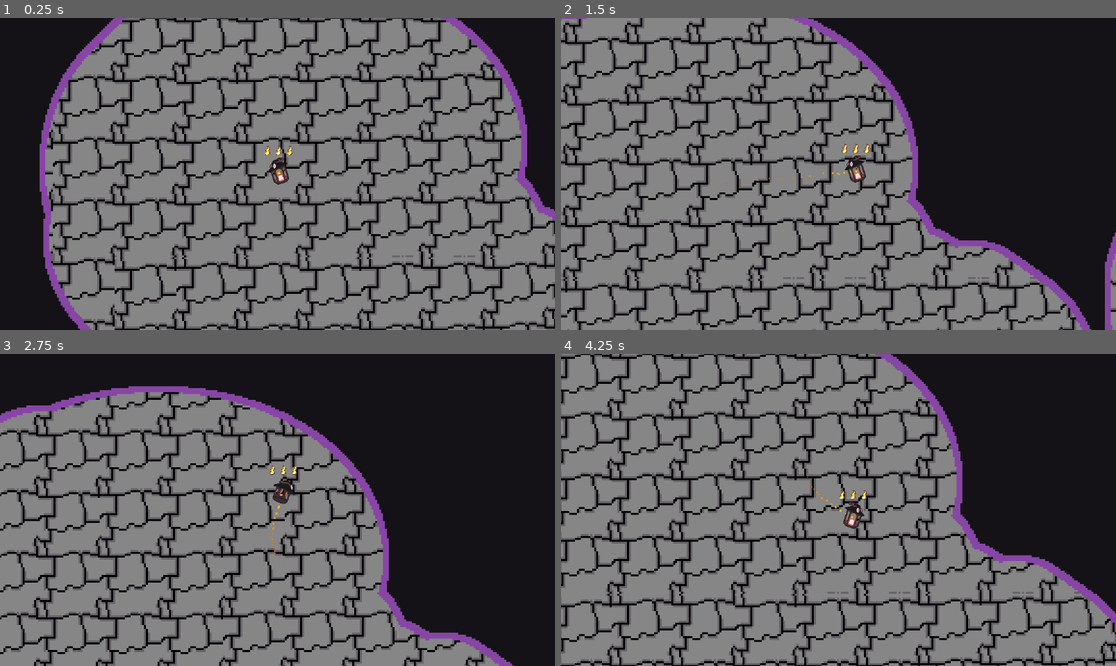
Above: before the commit, frames 1-4 (two rows, left to right).
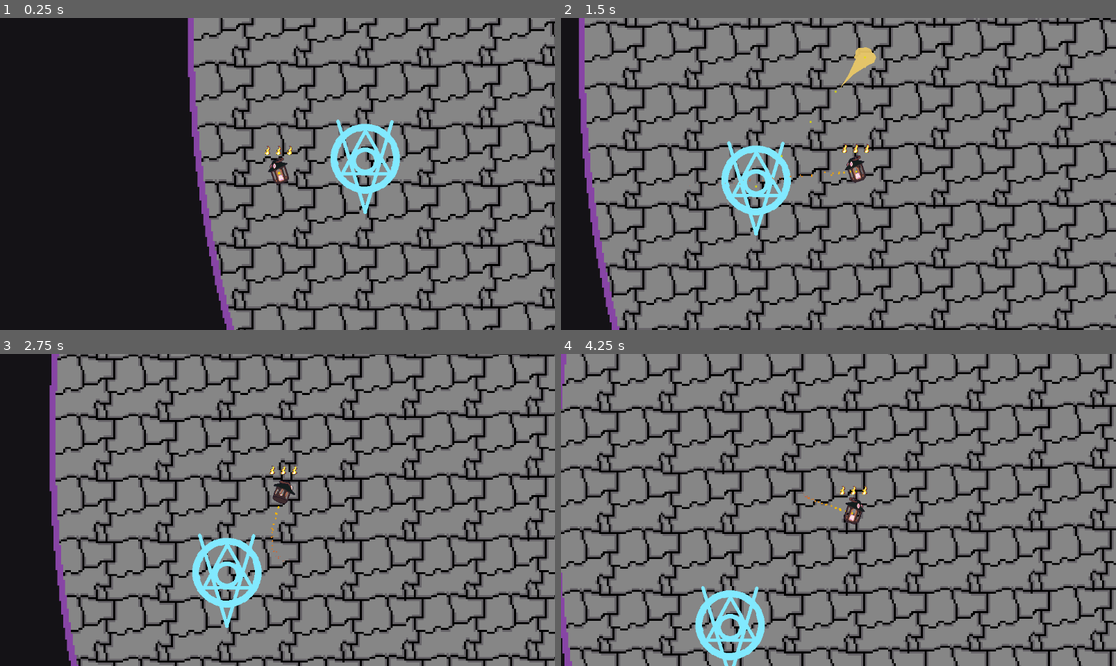
Above: after the commit, the same moments.

Repository: Dcarreon/ps15-jam-wizard-game
Game: Godot game, scene res://scenes/game.tscn
The game is run twice, just before and just after one commit, with the same random seed, the same clock (stepped at 60 frames per second) and the same inputs.
Inputs (mouse positions are in pixels of both pictures, inside the frame that each line leads up to):
- Up to frame 1 (0.25 s): no input
- Up to frame 2 (1.5 s): tap Enter (ui_accept) at 0.5, 0.77 s; move the mouse to (960, 158) at 0.52 s; hold Shift (boost_key) 0.53-1.28 s; move the mouse to (727, 189) at 1.27 s; hold Space (brake_key) from 1.28 s (still down); tap Shift (boost_key) at 1.35 s
- Up to frame 3 (2.75 s): tap Enter (ui_accept) at 1.52 s; move the mouse to (333, 441) at 2.02 s; release Space (brake_key) at 2.03 s; hold Shift (boost_key) from 2.03 s (still down)
- Up to frame 4 (4.25 s): move the mouse to (810, 572) at 2.77 s; release Shift (boost_key) at 2.78 s; tap Shift (boost_key) at 2.85 s; tap Enter (ui_accept) at 3.02, 3.77 s; move the mouse to (1005, 556) at 3.52 s; hold Space (brake_key) from 3.53 s (still down); hold Shift (boost_key) from 3.53 s (still down)

The runs differ from the first frame. In frame 1, 55% of the frame differs, in the area x 7-100%, y 0-100%; in frame 2, 63%; in frame 3, 67%, in the area x 0-100%, y 0-100%; in frame 4, 59%.

Commit message:
restructure game scene

Diff:
--- a/scenes/game.tscn
+++ b/scenes/game.tscn
@@ -12,6 +12,8 @@
 [ext_resource type="Script" path="res://scripts/level/road_boundry.gd" id="10_crxo0"]
 [ext_resource type="PackedScene" uid="uid://hxinu1aco5mr" path="res://scenes/alchemy_attack.tscn" id="11_aohqk"]
 [ext_resource type="PackedScene" uid="uid://cptg2vcr0cagh" path="res://scenes/upgrade_circle.tscn" id="12_ubij5"]
+[ext_resource type="PackedScene" uid="uid://tmvxbpwun4o5" path="res://scenes/main_ui.tscn" id="13_smplt"]
+[ext_resource type="Script" path="res://scripts/level/game_timer.gd" id="14_qy15x"]
 
 [sub_resource type="AtlasTexture" id="AtlasTexture_itiww"]
 atlas = ExtResource("8_lj00k")
@@ -93,322 +95,338 @@
 
 [node name="Game" type="Node2D"]
 
-[node name="GameManager" type="Node" parent="." node_paths=PackedStringArray("signal_bus", "player")]
+[node name="GameManager" type="Node" parent="." node_paths=PackedStringArray("signal_bus", "player", "game_timer")]
 script = ExtResource("1_cjq3u")
 signal_bus = NodePath("../SignalBus")
-player = NodePath("../Player")
+player = NodePath("../Play/Player")
+game_timer = NodePath("../GameTimer")
 
 [node name="SignalBus" type="Node" parent="."]
 script = ExtResource("1_irbs0")
 
-[node name="Road" type="Sprite2D" parent="."]
+[node name="Play" type="Node" parent="."]
+
+[node name="Road" type="Sprite2D" parent="Play"]
 scale = Vector2(4, 4)
 texture = ExtResource("3_hv3j5")
 script = ExtResource("10_crxo0")
 metadata/_edit_lock_ = true
 
-[node name="Map" type="Sprite2D" parent="."]
+[node name="Map" type="Sprite2D" parent="Play"]
 scale = Vector2(4, 4)
 texture = ExtResource("5_okwpx")
 metadata/_edit_lock_ = true
 
-[node name="Player" parent="." instance=ExtResource("1_xwa3k")]
+[node name="Player" parent="Play" instance=ExtResource("1_xwa3k")]
 z_index = 2
-position = Vector2(-3386, 2757)
-
-[node name="AnimatedSprite2D" parent="Player" index="1"]
+position = Vector2(-182, 19)
+collision_mask = 5
+
+[node name="HealthContainer" parent="Play/Player" index="1"]
+metadata/_edit_use_anchors_ = true
+
+[node name="AnimatedSprite2D" parent="Play/Player" index="2"]
 animation = &"down"
 
-[node name="Camera2D" type="Camera2D" parent="Player"]
+[node name="Camera2D" type="Camera2D" parent="Play/Player"]
 position_smoothing_enabled = true
 position_smoothing_speed = 10.0
 
-[node name="FallingAreas" type="Node" parent="."]
-
-[node name="1" type="Sprite2D" parent="FallingAreas"]
+[node name="FallingAreas" type="Node" parent="Play"]
+
+[node name="1" type="Sprite2D" parent="Play/FallingAreas"]
 z_index = 1
 position = Vector2(-4641, 4552)
 scale = Vector2(4, 4)
 texture = SubResource("AtlasTexture_itiww")
 
-[node name="8" parent="FallingAreas/1" node_paths=PackedStringArray("signal_bus") instance=ExtResource("6_i5x3v")]
+[node name="8" parent="Play/FallingAreas/1" node_paths=PackedStringArray("signal_bus") instance=ExtResource("6_i5x3v")]
 position = Vector2(-96.5, -592.25)
 scale = Vector2(0.25, 0.25)
-signal_bus = NodePath("../../../SignalBus")
-
-[node name="Path2D" parent="FallingAreas/1/8" index="0"]
+signal_bus = NodePath("../../../../SignalBus")
+
+[node name="Path2D" parent="Play/FallingAreas/1/8" index="0"]
 curve = SubResource("Curve2D_6jp78")
 
-[node name="11" type="Sprite2D" parent="FallingAreas"]
+[node name="11" type="Sprite2D" parent="Play/FallingAreas"]
 z_index = 1
 position = Vector2(-4575, -3002)
 scale = Vector2(4, 4)
 texture = SubResource("AtlasTexture_itiww")
 
-[node name="8" parent="FallingAreas/11" node_paths=PackedStringArray("signal_bus") instance=ExtResource("6_i5x3v")]
+[node name="8" parent="Play/FallingAreas/11" node_paths=PackedStringArray("signal_bus") instance=ExtResource("6_i5x3v")]
 position = Vector2(-96.5, -592.25)
 scale = Vector2(0.25, 0.25)
-signal_bus = NodePath("../../../SignalBus")
-
-[node name="Path2D" parent="FallingAreas/11/8" index="0"]
+signal_bus = NodePath("../../../../SignalBus")
+
+[node name="Path2D" parent="Play/FallingAreas/11/8" index="0"]
 curve = SubResource("Curve2D_6jp78")
 
-[node name="2" type="Sprite2D" parent="FallingAreas"]
+[node name="2" type="Sprite2D" parent="Play/FallingAreas"]
 z_index = 1
 position = Vector2(-2927, 5100)
 scale = Vector2(4, 4)
 texture = SubResource("AtlasTexture_3xmou")
 
-[node name="9" parent="FallingAreas/2" node_paths=PackedStringArray("signal_bus") instance=ExtResource("6_i5x3v")]
+[node name="9" parent="Play/FallingAreas/2" node_paths=PackedStringArray("signal_bus") instance=ExtResource("6_i5x3v")]
 position = Vector2(-48.25, -705.25)
 scale = Vector2(0.25, 0.25)
-signal_bus = NodePath("../../../SignalBus")
-
-[node name="Path2D" parent="FallingAreas/2/9" index="0"]
+signal_bus = NodePath("../../../../SignalBus")
+
+[node name="Path2D" parent="Play/FallingAreas/2/9" index="0"]
 curve = SubResource("Curve2D_2wk3x")
 
-[node name="3" type="Sprite2D" parent="FallingAreas"]
+[node name="3" type="Sprite2D" parent="Play/FallingAreas"]
 z_index = 1
 position = Vector2(-3232, 4626)
 scale = Vector2(4, 4)
 texture = SubResource("AtlasTexture_hm6wd")
 
-[node name="10" parent="FallingAreas/3" node_paths=PackedStringArray("signal_bus") instance=ExtResource("6_i5x3v")]
+[node name="10" parent="Play/FallingAreas/3" node_paths=PackedStringArray("signal_bus") instance=ExtResource("6_i5x3v")]
 position = Vector2(28, -586.75)
 scale = Vector2(0.25, 0.25)
-signal_bus = NodePath("../../../SignalBus")
-
-[node name="Path2D" parent="FallingAreas/3/10" index="0"]
+signal_bus = NodePath("../../../../SignalBus")
+
+[node name="Path2D" parent="Play/FallingAreas/3/10" index="0"]
 curve = SubResource("Curve2D_mnlhw")
 
-[node name="10" type="Sprite2D" parent="FallingAreas"]
+[node name="10" type="Sprite2D" parent="Play/FallingAreas"]
 z_index = 1
 position = Vector2(-3157, -1922)
 scale = Vector2(4, 4)
 texture = SubResource("AtlasTexture_hm6wd")
 
-[node name="10" parent="FallingAreas/10" node_paths=PackedStringArray("signal_bus") instance=ExtResource("6_i5x3v")]
+[node name="10" parent="Play/FallingAreas/10" node_paths=PackedStringArray("signal_bus") instance=ExtResource("6_i5x3v")]
 position = Vector2(28, -586.75)
 scale = Vector2(0.25, 0.25)
-signal_bus = NodePath("../../../SignalBus")
-
-[node name="Path2D" parent="FallingAreas/10/10" index="0"]
+signal_bus = NodePath("../../../../SignalBus")
+
+[node name="Path2D" parent="Play/FallingAreas/10/10" index="0"]
 curve = SubResource("Curve2D_mnlhw")
 
-[node name="4" type="Sprite2D" parent="FallingAreas"]
+[node name="4" type="Sprite2D" parent="Play/FallingAreas"]
 z_index = 1
 position = Vector2(-3519, 4963)
 scale = Vector2(4, 4)
 texture = SubResource("AtlasTexture_rxvwk")
 
-[node name="11" parent="FallingAreas/4" node_paths=PackedStringArray("signal_bus") instance=ExtResource("6_i5x3v")]
+[node name="11" parent="Play/FallingAreas/4" node_paths=PackedStringArray("signal_bus") instance=ExtResource("6_i5x3v")]
 position = Vector2(99.75, -671)
 scale = Vector2(0.25, 0.25)
-signal_bus = NodePath("../../../SignalBus")
-
-[node name="Path2D" parent="FallingAreas/4/11" index="0"]
+signal_bus = NodePath("../../../../SignalBus")
+
+[node name="Path2D" parent="Play/FallingAreas/4/11" index="0"]
 curve = SubResource("Curve2D_y7r4v")
 
-[node name="15" type="Sprite2D" parent="FallingAreas"]
+[node name="15" type="Sprite2D" parent="Play/FallingAreas"]
 z_index = 1
 position = Vector2(-130, -799)
 scale = Vector2(4, 4)
 texture = SubResource("AtlasTexture_rxvwk")
 
-[node name="11" parent="FallingAreas/15" node_paths=PackedStringArray("signal_bus") instance=ExtResource("6_i5x3v")]
+[node name="11" parent="Play/FallingAreas/15" node_paths=PackedStringArray("signal_bus") instance=ExtResource("6_i5x3v")]
 position = Vector2(99.75, -671)
 scale = Vector2(0.25, 0.25)
-signal_bus = NodePath("../../../SignalBus")
-
-[node name="Path2D" parent="FallingAreas/15/11" index="0"]
+signal_bus = NodePath("../../../../SignalBus")
+
+[node name="Path2D" parent="Play/FallingAreas/15/11" index="0"]
 curve = SubResource("Curve2D_y7r4v")
 
-[node name="8" type="Sprite2D" parent="FallingAreas"]
+[node name="8" type="Sprite2D" parent="Play/FallingAreas"]
 z_index = 1
 position = Vector2(-4087, 123)
 scale = Vector2(4, 4)
 texture = SubResource("AtlasTexture_rxvwk")
 
-[node name="11" parent="FallingAreas/8" node_paths=PackedStringArray("signal_bus") instance=ExtResource("6_i5x3v")]
+[node name="11" parent="Play/FallingAreas/8" node_paths=PackedStringArray("signal_bus") instance=ExtResource("6_i5x3v")]
 position = Vector2(99.75, -671)
 scale = Vector2(0.25, 0.25)
-signal_bus = NodePath("../../../SignalBus")
-
-[node name="Path2D" parent="FallingAreas/8/11" index="0"]
+signal_bus = NodePath("../../../../SignalBus")
+
+[node name="Path2D" parent="Play/FallingAreas/8/11" index="0"]
 curve = SubResource("Curve2D_y7r4v")
 
-[node name="9" type="Sprite2D" parent="FallingAreas"]
+[node name="9" type="Sprite2D" parent="Play/FallingAreas"]
 z_index = 1
 position = Vector2(-3233, -774)
 scale = Vector2(4, 4)
 texture = SubResource("AtlasTexture_rxvwk")
 
-[node name="11" parent="FallingAreas/9" node_paths=PackedStringArray("signal_bus") instance=ExtResource("6_i5x3v")]
+[node name="11" parent="Play/FallingAreas/9" node_paths=PackedStringArray("signal_bus") instance=ExtResource("6_i5x3v")]
 position = Vector2(99.75, -671)
 scale = Vector2(0.25, 0.25)
-signal_bus = NodePath("../../../SignalBus")
-
-[node name="Path2D" parent="FallingAreas/9/11" index="0"]
+signal_bus = NodePath("../../../../SignalBus")
+
+[node name="Path2D" parent="Play/FallingAreas/9/11" index="0"]
 curve = SubResource("Curve2D_y7r4v")
 
-[node name="5" type="Sprite2D" parent="FallingAreas"]
+[node name="5" type="Sprite2D" parent="Play/FallingAreas"]
 position = Vector2(-3777, 4606)
 rotation = 0.0500133
 scale = Vector2(4, 4)
 texture = SubResource("AtlasTexture_b2tbn")
 
-[node name="12" parent="FallingAreas/5" node_paths=PackedStringArray("signal_bus") instance=ExtResource("6_i5x3v")]
+[node name="12" parent="Play/FallingAreas/5" node_paths=PackedStringArray("signal_bus") instance=ExtResource("6_i5x3v")]
 position = Vector2(134.962, -589.234)
 rotation = -0.0500133
 scale = Vector2(0.25, 0.25)
-signal_bus = NodePath("../../../SignalBus")
-
-[node name="Path2D" parent="FallingAreas/5/12" index="0"]
+signal_bus = NodePath("../../../../SignalBus")
+
+[node name="Path2D" parent="Play/FallingAreas/5/12" index="0"]
 curve = SubResource("Curve2D_q6dm1")
 
-[node name="14" type="Sprite2D" parent="FallingAreas"]
+[node name="14" type="Sprite2D" parent="Play/FallingAreas"]
 position = Vector2(1828, -2666)
 rotation = 0.0500133
 scale = Vector2(4, 4)
 texture = SubResource("AtlasTexture_b2tbn")
 
-[node name="12" parent="FallingAreas/14" node_paths=PackedStringArray("signal_bus") instance=ExtResource("6_i5x3v")]
+[node name="12" parent="Play/FallingAreas/14" node_paths=PackedStringArray("signal_bus") instance=ExtResource("6_i5x3v")]
 position = Vector2(134.962, -589.234)
 rotation = -0.0500133
 scale = Vector2(0.25, 0.25)
-signal_bus = NodePath("../../../SignalBus")
-
-[node name="Path2D" parent="FallingAreas/14/12" index="0"]
+signal_bus = NodePath("../../../../SignalBus")
+
+[node name="Path2D" parent="Play/FallingAreas/14/12" index="0"]
 curve = SubResource("Curve2D_q6dm1")
 
-[node name="6" type="Sprite2D" parent="FallingAreas"]
+[node name="6" type="Sprite2D" parent="Play/FallingAreas"]
 z_index = 1
 position = Vector2(-4114, 4731)
 scale = Vector2(4, 4)
 texture = SubResource("AtlasTexture_c2534")
 
-[node name="13" parent="FallingAreas/6" node_paths=PackedStringArray("signal_bus") instance=ExtResource("6_i5x3v")]
+[node name="13" parent="Play/FallingAreas/6" node_paths=PackedStringArray("signal_bus") instance=ExtResource("6_i5x3v")]
 position = Vector2(248.5, -613)
 scale = Vector2(0.25, 0.25)
-signal_bus = NodePath("../../../SignalBus")
-
-[node name="Path2D" parent="FallingAreas/6/13" index="0"]
+signal_bus = NodePath("../../../../SignalBus")
+
+[node name="Path2D" parent="Play/FallingAreas/6/13" index="0"]
 curve = SubResource("Curve2D_fsxml")
 
-[node name="13" type="Sprite2D" parent="FallingAreas"]
+[node name="13" type="Sprite2D" parent="Play/FallingAreas"]
 z_index = 1
 position = Vector2(2357, 13)
 scale = Vector2(4, 4)
 texture = SubResource("AtlasTexture_c2534")
 
-[node name="13" parent="FallingAreas/13" node_paths=PackedStringArray("signal_bus") instance=ExtResource("6_i5x3v")]
+[node name="13" parent="Play/FallingAreas/13" node_paths=PackedStringArray("signal_bus") instance=ExtResource("6_i5x3v")]
 position = Vector2(248.5, -613)
 scale = Vector2(0.25, 0.25)
-signal_bus = NodePath("../../../SignalBus")
-
-[node name="Path2D" parent="FallingAreas/13/13" index="0"]
+signal_bus = NodePath("../../../../SignalBus")
+
+[node name="Path2D" parent="Play/FallingAreas/13/13" index="0"]
 curve = SubResource("Curve2D_fsxml")
 
-[node name="7" type="Sprite2D" parent="FallingAreas"]
+[node name="7" type="Sprite2D" parent="Play/FallingAreas"]
 z_index = 1
 position = Vector2(-4120, 5232)
 scale = Vector2(4, 4)
 texture = SubResource("AtlasTexture_xus6j")
 
-[node name="14" parent="FallingAreas/7" node_paths=PackedStringArray("signal_bus") instance=ExtResource("6_i5x3v")]
+[node name="14" parent="Play/FallingAreas/7" node_paths=PackedStringArray("signal_bus") instance=ExtResource("6_i5x3v")]
 position = Vector2(250, -738.25)
 scale = Vector2(0.25, 0.25)
-signal_bus = NodePath("../../../SignalBus")
-
-[node name="Path2D" parent="FallingAreas/7/14" index="0"]
+signal_bus = NodePath("../../../../SignalBus")
+
+[node name="Path2D" parent="Play/FallingAreas/7/14" index="0"]
 curve = SubResource("Curve2D_sc8cn")
 
-[node name="12" type="Sprite2D" parent="FallingAreas"]
+[node name="12" type="Sprite2D" parent="Play/FallingAreas"]
 z_index = 1
 position = Vector2(1312, 884)
 scale = Vector2(4, 4)
 texture = SubResource("AtlasTexture_xus6j")
 
-[node name="14" parent="FallingAreas/12" node_paths=PackedStringArray("signal_bus") instance=ExtResource("6_i5x3v")]
+[node name="14" parent="Play/FallingAreas/12" node_paths=PackedStringArray("signal_bus") instance=ExtResource("6_i5x3v")]
 position = Vector2(250, -738.25)
 scale = Vector2(0.25, 0.25)
-signal_bus = NodePath("../../../SignalBus")
-
-[node name="Path2D" parent="FallingAreas/12/14" index="0"]
+signal_bus = NodePath("../../../../SignalBus")
+
+[node name="Path2D" parent="Play/FallingAreas/12/14" index="0"]
 curve = SubResource("Curve2D_sc8cn")
 
-[node name="EnemyWalkbleArea" type="Node" parent="."]
-
-[node name="NavigationRegion2D" type="NavigationRegion2D" parent="EnemyWalkbleArea"]
+[node name="EnemyWalkbleArea" type="Node" parent="Play"]
+
+[node name="NavigationRegion2D" type="NavigationRegion2D" parent="Play/EnemyWalkbleArea"]
 position = Vector2(821, 1023)
 navigation_polygon = SubResource("NavigationPolygon_our7q")
 script = ExtResource("8_c52k4")
 metadata/_edit_lock_ = true
 
-[node name="StaticBody2D" type="StaticBody2D" parent="EnemyWalkbleArea/NavigationRegion2D"]
+[node name="StaticBody2D" type="StaticBody2D" parent="Play/EnemyWalkbleArea/NavigationRegion2D"]
 position = Vector2(1294, 323)
 
-[node name="CollisionShape2D" type="CollisionShape2D" parent="EnemyWalkbleArea/NavigationRegion2D/StaticBody2D"]
+[node name="CollisionShape2D" type="CollisionShape2D" parent="Play/EnemyWalkbleArea/NavigationRegion2D/StaticBody2D"]
 position = Vector2(919, -868)
 shape = SubResource("RectangleShape2D_5pa5k")
 
-[node name="Polygon2D" type="Polygon2D" parent="EnemyWalkbleArea/NavigationRegion2D/StaticBody2D"]
+[node name="Polygon2D" type="Polygon2D" parent="Play/EnemyWalkbleArea/NavigationRegion2D/StaticBody2D"]
 color = Color(0.737255, 0.690196, 0.0980392, 0.368627)
 polygon = PackedVector2Array(888, -1227, 888, -509, 950, -508, 948, -1227)
 
-[node name="smartEnemy" parent="." node_paths=PackedStringArray("target") instance=ExtResource("9_lxlyq")]
+[node name="smartEnemy" parent="Play" node_paths=PackedStringArray("target") instance=ExtResource("9_lxlyq")]
 z_index = 3
 position = Vector2(685, -815)
 scale = Vector2(2, 2)
 max_speed = 10.0
 target = NodePath("../Player")
 
-[node name="AlchemyAttack" parent="." node_paths=PackedStringArray("_target") instance=ExtResource("11_aohqk")]
+[node name="AlchemyAttack" parent="Play" node_paths=PackedStringArray("_target") instance=ExtResource("11_aohqk")]
 _target = NodePath("../smartEnemy")
 
-[node name="AlchemyAttack2" parent="." node_paths=PackedStringArray("_target") instance=ExtResource("11_aohqk")]
+[node name="AlchemyAttack2" parent="Play" node_paths=PackedStringArray("_target") instance=ExtResource("11_aohqk")]
 position = Vector2(1278, 468)
 _target = NodePath("../smartEnemy")
 
-[node name="AlchemyAttack3" parent="." node_paths=PackedStringArray("_target") instance=ExtResource("11_aohqk")]
+[node name="AlchemyAttack3" parent="Play" node_paths=PackedStringArray("_target") instance=ExtResource("11_aohqk")]
 position = Vector2(1166, -354)
 _target = NodePath("../smartEnemy")
 
-[node name="UpgradeCircle" parent="." node_paths=PackedStringArray("signal_bus") instance=ExtResource("12_ubij5")]
+[node name="UpgradeCircle" parent="Play" node_paths=PackedStringArray("signal_bus") instance=ExtResource("12_ubij5")]
 position = Vector2(-3672, 3744)
-signal_bus = NodePath("../SignalBus")
-
-[connection signal="body_entered" from="FallingAreas/1/8" to="FallingAreas/1/8" method="_on_body_entered"]
-[connection signal="body_entered" from="FallingAreas/11/8" to="FallingAreas/11/8" method="_on_body_entered"]
-[connection signal="body_entered" from="FallingAreas/2/9" to="FallingAreas/2/9" method="_on_body_entered"]
-[connection signal="body_entered" from="FallingAreas/3/10" to="FallingAreas/3/10" method="_on_body_entered"]
-[connection signal="body_entered" from="FallingAreas/10/10" to="FallingAreas/10/10" method="_on_body_entered"]
-[connection signal="body_entered" from="FallingAreas/4/11" to="FallingAreas/4/11" method="_on_body_entered"]
-[connection signal="body_entered" from="FallingAreas/15/11" to="FallingAreas/15/11" method="_on_body_entered"]
-[connection signal="body_entered" from="FallingAreas/8/11" to="FallingAreas/8/11" method="_on_body_entered"]
-[connection signal="body_entered" from="FallingAreas/9/11" to="FallingAreas/9/11" method="_on_body_entered"]
-[connection signal="body_entered" from="FallingAreas/5/12" to="FallingAreas/5/12" method="_on_body_entered"]
-[connection signal="body_entered" from="FallingAreas/14/12" to="FallingAreas/14/12" method="_on_body_entered"]
-[connection signal="body_entered" from="FallingAreas/6/13" to="FallingAreas/6/13" method="_on_body_entered"]
-[connection signal="body_entered" from="FallingAreas/13/13" to="FallingAreas/13/13" method="_on_body_entered"]
-[connection signal="body_entered" from="FallingAreas/7/14" to="FallingAreas/7/14" method="_on_body_entered"]
-[connection signal="body_entered" from="FallingAreas/12/14" to="FallingAreas/12/14" method="_on_body_entered"]
-[connection signal="navigation_polygon_changed" from="EnemyWalkbleArea/NavigationRegion2D" to="smartEnemy" method="_on_navigation_region_2d_navigation_polygon_changed"]
-[connection signal="body_entered" from="UpgradeCircle" to="UpgradeCircle" method="_on_body_entered"]
-
-[editable path="Player"]
-[editable path="FallingAreas/1/8"]
-[editable path="FallingAreas/11/8"]
-[editable path="FallingAreas/2/9"]
-[editable path="FallingAreas/3/10"]
-[editable path="FallingAreas/10/10"]
-[editable path="FallingAreas/4/11"]
-[editable path="FallingAreas/15/11"]
-[editable path="FallingAreas/8/11"]
-[editable path="FallingAreas/9/11"]
-[editable path="FallingAreas/5/12"]
-[editable path="FallingAreas/14/12"]
-[editable path="FallingAreas/6/13"]
-[editable path="FallingAreas/13/13"]
-[editable path="FallingAreas/7/14"]
-[editable path="FallingAreas/12/14"]
+signal_bus = NodePath("../../SignalBus")
+
+[node name="MainUI" parent="." node_paths=PackedStringArray("game_timer") instance=ExtResource("13_smplt")]
+game_timer = NodePath("../GameTimer")
+
+[node name="GameOver" type="Node" parent="."]
+
+[node name="GameTimer" type="Node" parent="."]
+script = ExtResource("14_qy15x")
+wait_time = 600.0
+
+[connection signal="body_entered" from="Play/FallingAreas/1/8" to="Play/FallingAreas/1/8" method="_on_body_entered"]
+[connection signal="body_entered" from="Play/FallingAreas/11/8" to="Play/FallingAreas/11/8" method="_on_body_entered"]
+[connection signal="body_entered" from="Play/FallingAreas/2/9" to="Play/FallingAreas/2/9" method="_on_body_entered"]
+[connection signal="body_entered" from="Play/FallingAreas/3/10" to="Play/FallingAreas/3/10" method="_on_body_entered"]
+[connection signal="body_entered" from="Play/FallingAreas/10/10" to="Play/FallingAreas/10/10" method="_on_body_entered"]
+[connection signal="body_entered" from="Play/FallingAreas/4/11" to="Play/FallingAreas/4/11" method="_on_body_entered"]
+[connection signal="body_entered" from="Play/FallingAreas/15/11" to="Play/FallingAreas/15/11" method="_on_body_entered"]
+[connection signal="body_entered" from="Play/FallingAreas/8/11" to="Play/FallingAreas/8/11" method="_on_body_entered"]
+[connection signal="body_entered" from="Play/FallingAreas/9/11" to="Play/FallingAreas/9/11" method="_on_body_entered"]
+[connection signal="body_entered" from="Play/FallingAreas/5/12" to="Play/FallingAreas/5/12" method="_on_body_entered"]
+[connection signal="body_entered" from="Play/FallingAreas/14/12" to="Play/FallingAreas/14/12" method="_on_body_entered"]
+[connection signal="body_entered" from="Play/FallingAreas/6/13" to="Play/FallingAreas/6/13" method="_on_body_entered"]
+[connection signal="body_entered" from="Play/FallingAreas/13/13" to="Play/FallingAreas/13/13" method="_on_body_entered"]
+[connection signal="body_entered" from="Play/FallingAreas/7/14" to="Play/FallingAreas/7/14" method="_on_body_entered"]
+[connection signal="body_entered" from="Play/FallingAreas/12/14" to="Play/FallingAreas/12/14" method="_on_body_entered"]
+[connection signal="navigation_polygon_changed" from="Play/EnemyWalkbleArea/NavigationRegion2D" to="Play/smartEnemy" method="_on_navigation_region_2d_navigation_polygon_changed"]
+[connection signal="body_entered" from="Play/UpgradeCircle" to="Play/UpgradeCircle" method="_on_body_entered"]
+
+[editable path="Play/Player"]
+[editable path="Play/FallingAreas/1/8"]
+[editable path="Play/FallingAreas/11/8"]
+[editable path="Play/FallingAreas/2/9"]
+[editable path="Play/FallingAreas/3/10"]
+[editable path="Play/FallingAreas/10/10"]
+[editable path="Play/FallingAreas/4/11"]
+[editable path="Play/FallingAreas/15/11"]
+[editable path="Play/FallingAreas/8/11"]
+[editable path="Play/FallingAreas/9/11"]
+[editable path="Play/FallingAreas/5/12"]
+[editable path="Play/FallingAreas/14/12"]
+[editable path="Play/FallingAreas/6/13"]
+[editable path="Play/FallingAreas/13/13"]
+[editable path="Play/FallingAreas/7/14"]
+[editable path="Play/FallingAreas/12/14"]
Not shown: 1 places in scenes/game.tscn that only renumber resources
